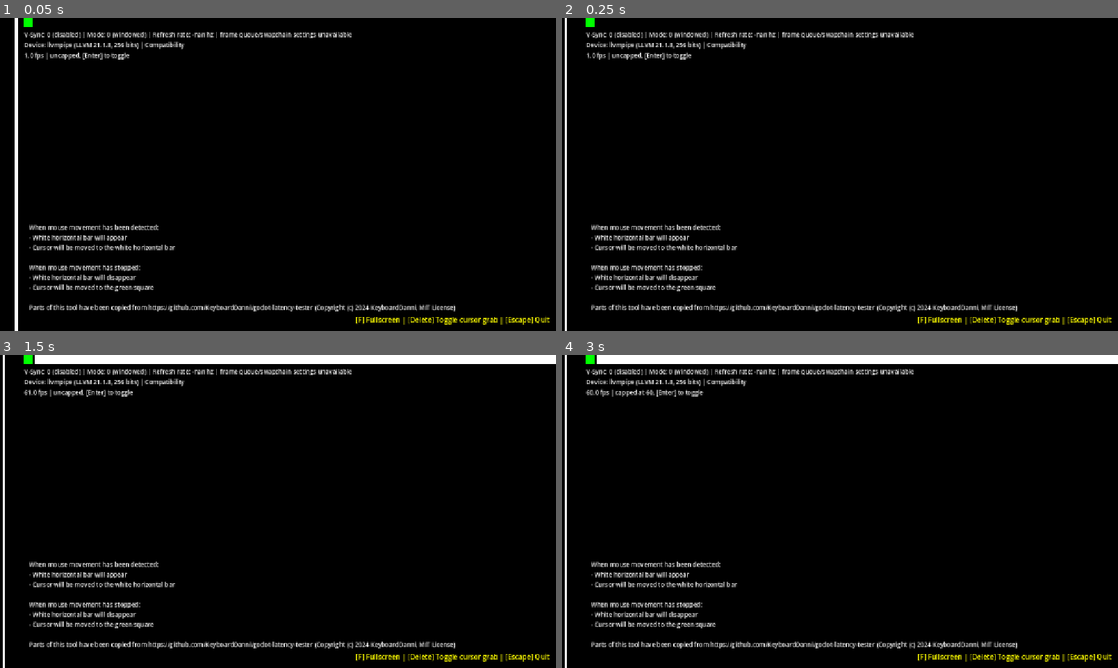
Above: before the commit, frames 1-4 (two rows, left to right).
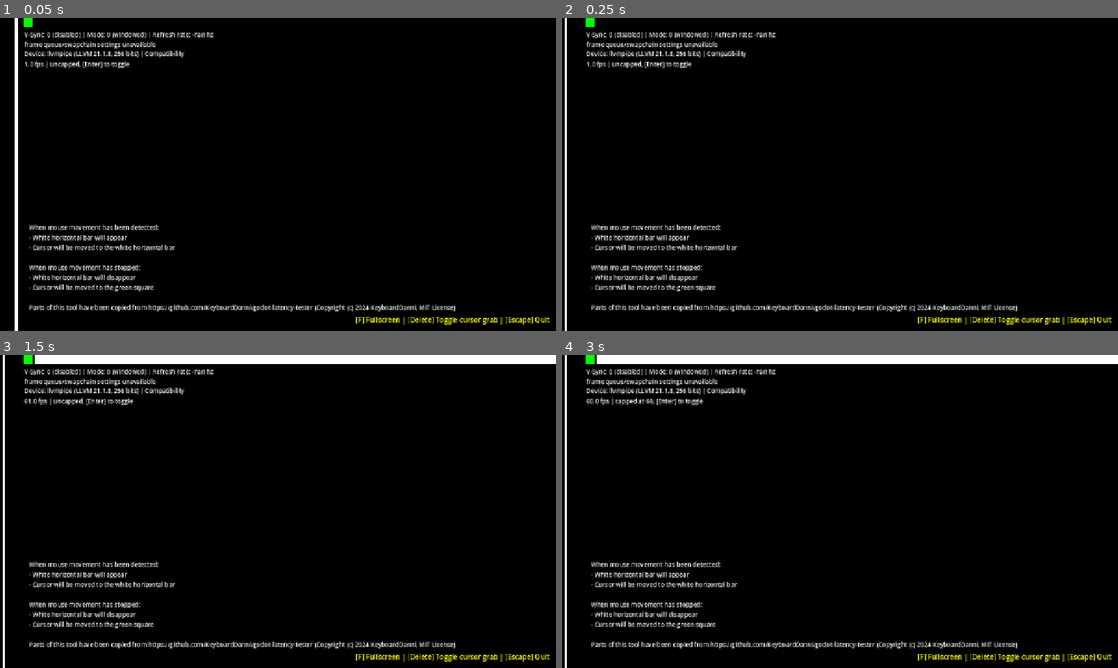
Above: after the commit, the same moments.

Repository: allenwp/in-out-latency-tester
Game: Godot game, scene res://main.tscn
The game is run twice, just before and just after one commit, with the same random seed, the same clock (stepped at 60 frames per second) and the same inputs.
Inputs (mouse positions are in pixels of both pictures, inside the frame that each line leads up to):
- Up to frame 1 (0.05 s): no input
- Up to frame 2 (0.25 s): no input
- Up to frame 3 (1.5 s): tap Enter (ui_accept) at 0.5, 0.77 s; move the mouse to (400, 495) at 0.52 s; move the mouse to (166, 527) at 1.27 s
- Up to frame 4 (3 s): tap Enter (ui_accept) at 1.52, 2, 2.75 s; move the mouse to (895, 442) at 2.02 s; move the mouse to (812, 574) at 2.77 s

The runs differ from the first frame. In frame 1, 1.4% of the frame differs, in the area x 4-64%, y 4-16%; in frame 2, 1.4%; in frame 3, 1.4%; in frame 4, 1.5%.

Commit message:
Made frame data its own line for easier zoomed in filming Updated to 4.4 RC1

Diff:
--- a/godot-in-out-latency-tester/main.tscn
+++ b/godot-in-out-latency-tester/main.tscn
@@ -60,29 +60,32 @@
 
 [node name="InfoText" type="Node" parent="."]
 
-[node name="SystemInfoLabel" type="Label" parent="InfoText"]
-offset_left = 55.0
-offset_top = 51.0
-offset_right = 951.0
-offset_bottom = 75.0
-text = "System info"
-label_settings = SubResource("LabelSettings_c5la5")
-script = ExtResource("3_xucow")
-
 [node name="SettingsLabel" type="Label" parent="InfoText"]
 offset_left = 55.0
 offset_top = 27.0
 offset_right = 951.0
 offset_bottom = 51.0
-text = "Application settings"
+text = "Application settings
+frame info"
 label_settings = SubResource("LabelSettings_6qafr")
 script = ExtResource("4_jhsnb")
 
+[node name="SystemInfoLabel" type="Label" parent="InfoText"]
+offset_left = 55.0
+offset_top = 71.0
+offset_right = 951.0
+offset_bottom = 95.0
+pivot_offset = Vector2(86, 13)
+text = "System info"
+label_settings = SubResource("LabelSettings_c5la5")
+script = ExtResource("3_xucow")
+
 [node name="FrameStatLabel" type="Label" parent="InfoText"]
 offset_left = 55.0
-offset_top = 75.0
+offset_top = 95.0
 offset_right = 951.0
-offset_bottom = 117.0
+offset_bottom = 137.0
+pivot_offset = Vector2(86, -11)
 text = "Frame stats
 "
 label_settings = SubResource("LabelSettings_ldklu")
--- a/godot-in-out-latency-tester/project.godot
+++ b/godot-in-out-latency-tester/project.godot
@@ -12,7 +12,7 @@
 
 config/name="Godot In-Out Latency Tester"
 run/main_scene="res://main.tscn"
-config/features=PackedStringArray("4.3", "Forward Plus")
+config/features=PackedStringArray("4.4", "Forward Plus")
 config/icon="res://icon.svg"
 
 [display]
--- a/godot-in-out-latency-tester/scripts/settings_label.gd
+++ b/godot-in-out-latency-tester/scripts/settings_label.gd
@@ -23,7 +23,7 @@
 	var frameQueueSize = ProjectSettings.get_setting("rendering/rendering_device/vsync/frame_queue_size", NAN);
 	var swapchainCount = ProjectSettings.get_setting("rendering/rendering_device/vsync/swapchain_image_count", NAN);
 
-	text = "V-Sync: {vsyncMode} ({vsyncName}) | Mode: {windowMode} ({windowModeName}) | Refresh rate: {refreshRate} hz".format({
+	text = "V-Sync: {vsyncMode} ({vsyncName}) | Mode: {windowMode} ({windowModeName}) | Refresh rate: {refreshRate} hz\n".format({
 		"vsyncMode": vsyncMode,
 		"vsyncName": VSYNC_NAMES[vsyncMode],
 		"windowMode": windowMode,
@@ -32,9 +32,9 @@
 	});
 
 	if renderingDevice:
-		text += " | frame_queue_size = {frameQueueSize} | swapchain_image_count = {swapchainCount}".format({
+		text += "frame_queue_size = {frameQueueSize} | swapchain_image_count = {swapchainCount}".format({
 			"frameQueueSize": frameQueueSize,
 			"swapchainCount": swapchainCount
 		});
 	else:
-		text += " | frame queue/swapchain settings unavailable";
+		text += "frame queue/swapchain settings unavailable";
Not shown: 1 places in godot-in-out-latency-tester/main.tscn that only renumber resources
Not shown, added: godot-in-out-latency-tester/scripts/frame_indicators.gd.uid
Not shown, added: godot-in-out-latency-tester/scripts/frame_stat_label.gd.uid
Not shown, added: godot-in-out-latency-tester/scripts/main.gd.uid
Not shown, added: godot-in-out-latency-tester/scripts/motion_detection.gd.uid
Not shown, added: godot-in-out-latency-tester/scripts/settings_label.gd.uid
Not shown, added: godot-in-out-latency-tester/scripts/system_info_label.gd.uid
